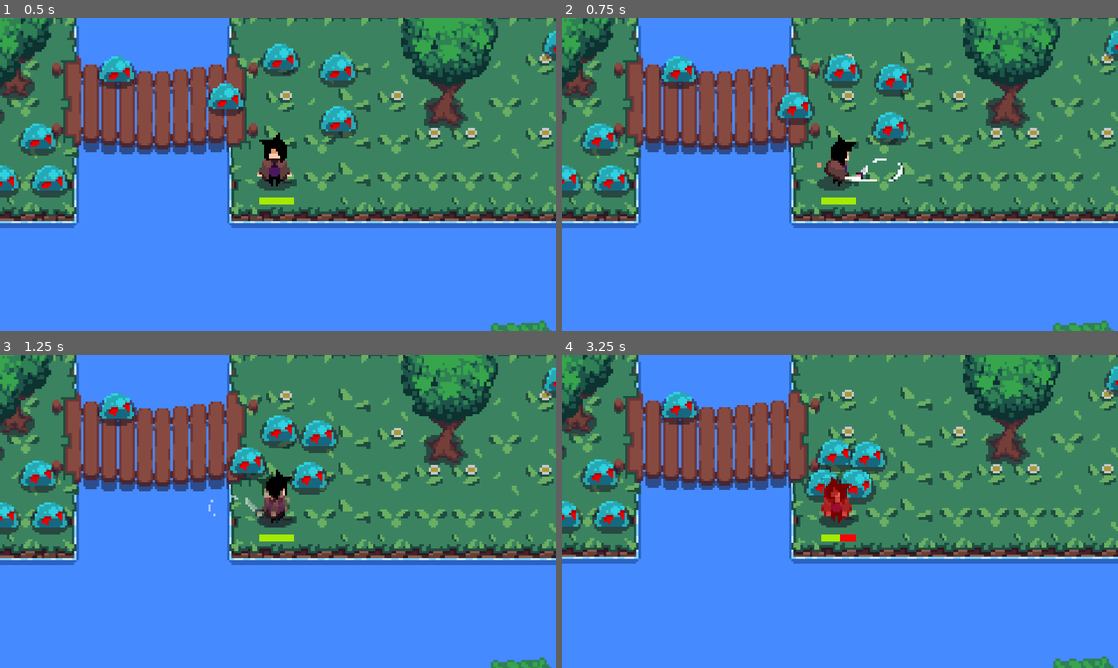
Above: before the commit, frames 1-4 (two rows, left to right).
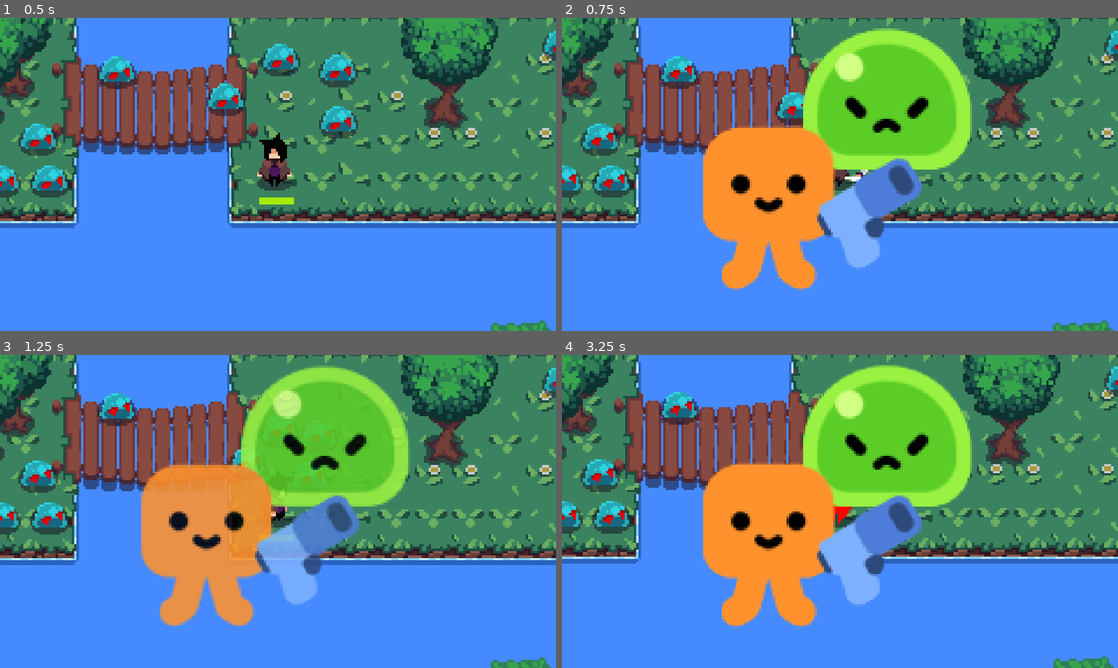
Above: after the commit, the same moments.

Repository: Jaycee293/First-Isometric
Game: Godot game, scene res://scenes/game.tscn
The game is run twice, just before and just after one commit, with the same random seed, the same clock (stepped at 60 frames per second) and the same inputs.
Inputs:
- Up to frame 1 (0.5 s): no input
- Up to frame 2 (0.75 s): hold Right (attack_right) from 0.53 s (still down); tap Shift (dash, bound only after the commit) at 0.6 s
- Up to frame 3 (1.25 s): keep holding Right (attack_right); tap E (dash, bound only before the commit) at 0.8 s
- Up to frame 4 (3.25 s): release Right (attack_right) at 1.28 s; hold Down (attack_down) 1.28-2.03 s; tap E (dash, bound only before the commit) at 1.35, 2.3, 2.85 s; tap Shift (dash, bound only after the commit) at 1.55, 2.1, 3.05 s; hold Right (attack_right) 2.03-2.78 s; hold Up (attack_up) from 2.78 s (still down)

Frame 1 is identical in both runs. In frame 2, 24% of the frame differs, in the area x 25-74%, y 3-88%; in frame 3, 24%; in frame 4, 24%.
Error after the commit: Invalid access to property or key 'texture' on a base object of type 'Nil'. (res://scripts/dash.gd:30)

Commit message:
dash with better ghost

Diff:
--- a/project.godot
+++ b/project.godot
@@ -146,7 +146,7 @@
 }
 dash={
 "deadzone": 0.2,
-"events": [Object(InputEventKey,"resource_local_to_scene":fa …(140 unchanged characters)… d":false,"keycode":0,"physical_keycode":69,"key_label":0,"unicode":101,"location":0,"echo":false,"script":null)
+"events": [Object(InputEventKey,"resource_local_to_scene":fa …(140 unchanged characters)… d":false,"keycode":0,"physical_keycode":4194325,"key_label":0,"unicode":0,"location":0,"echo":false,"script":null)
 ]
 }
 
--- a/scenes/Dash.tscn
+++ b/scenes/Dash.tscn
@@ -8,4 +8,8 @@
 [node name="DurationTimer" type="Timer" parent="."]
 one_shot = true
 
+[node name="GhostTimer" type="Timer" parent="."]
+wait_time = 0.025
+
 [connection signal="timeout" from="DurationTimer" to="." method="_on_duration_timer_timeout"]
+[connection signal="timeout" from="GhostTimer" to="." method="_on_ghost_timer_timeout"]
--- a/scripts/dash.gd
+++ b/scripts/dash.gd
@@ -2,14 +2,16 @@
 
 const DASH_DELAY = 0.4
 @onready var duration_timer: Timer = $DurationTimer
+@onready var ghost_timer: Timer = $GhostTimer
 var ghost_scene = preload("res://scenes/DashGhost.tscn")
 var sprite
+
 
 
 var can_dash: bool = true
 var dash_direction: Vector2 = Vector2.ZERO
 
-func start_dash(sprite, direction: Vector2, duration: float) -> void:
+func start_dash(player: Node2D, direction: Vector2, duration: float) -> void:
 	if not can_dash:
 		return
 	can_dash = false               # LOCK dash immediately
@@ -17,6 +19,8 @@
 	dash_direction = direction.normalized() if direction != Vector2.ZERO else Vector2.ZERO
 	duration_timer.wait_time = duration
 	duration_timer.start()
+
+	ghost_timer.start()
 	instance_ghost()
 
 func instance_ghost():
@@ -36,8 +40,13 @@
 func end_dash() -> void:
 	dash_direction = Vector2.ZERO
 	# Start cooldown timer
+	ghost_timer.stop()
 	await get_tree().create_timer(DASH_DELAY).timeout
 	can_dash = true
 
 func _on_duration_timer_timeout() -> void:
 	end_dash()
+
+
+func _on_ghost_timer_timeout() -> void:
+	instance_ghost()
--- a/scripts/player.gd
+++ b/scripts/player.gd
@@ -20,8 +20,8 @@
 # CONSTANTS
 # --------------------------
 const SPEED = 100.0
-const DASH_SPEED = 700.0
-const DASH_DUR = 0.2
+const DASH_SPEED = 500.0
+const DASH_DUR = 0.1
 const DMG_RATE = 20.0
 
 # --------------------------
@@ -37,7 +37,7 @@
 
 	# DASH INPUT
 	if Input.is_action_just_pressed("dash") and dash.can_dash:
-		dash.start_dash(attack, direction, DASH_DUR)
+		dash.start_dash(self, direction, DASH_DUR)
 
 	# APPLY VELOCITY
 	if dash.is_dashing():
